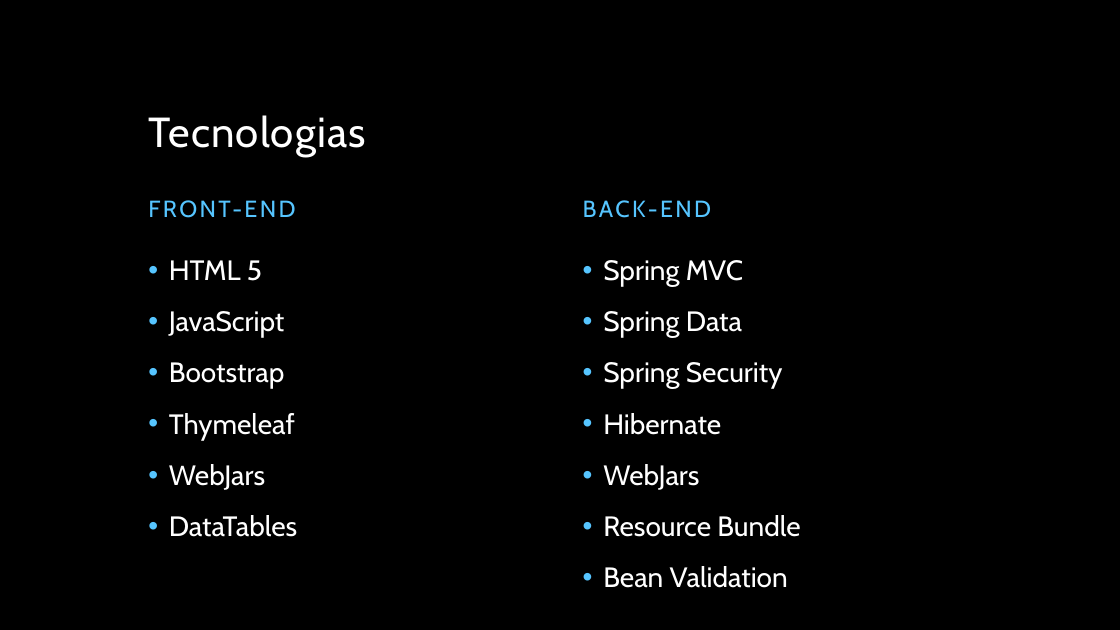
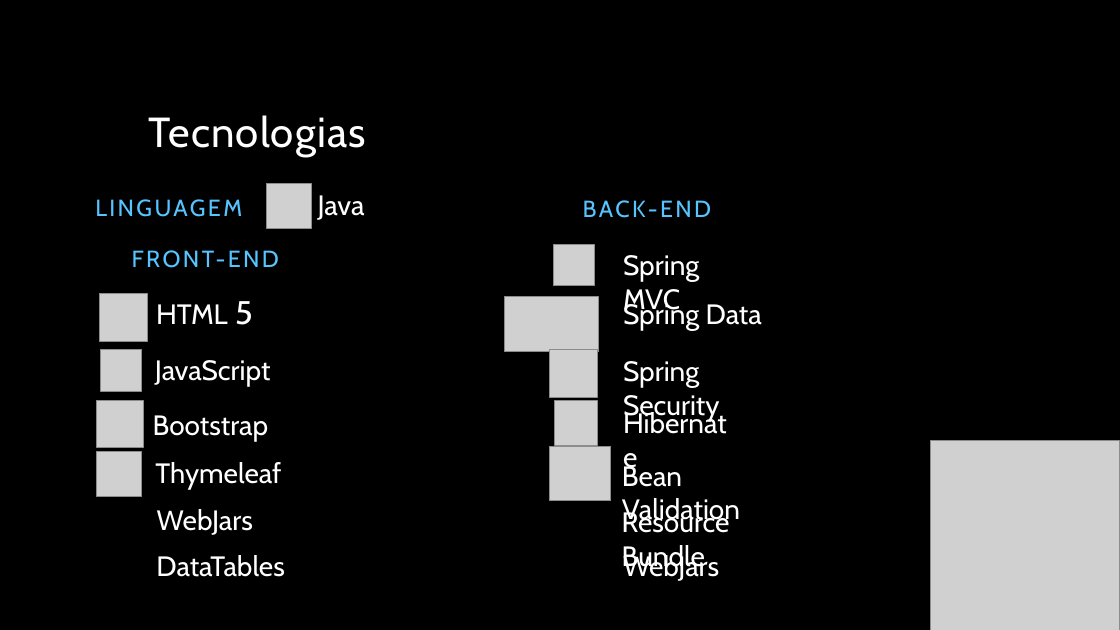
Before and after one commit to BrunoSzczuk/ApontaHidrometro, a slide deck: slide 5 of documentacao/apresentacao.pptx. Drawn at 1120x630 pixels with LibreOffice and Linux fonts; fonts in the diff are those of the drawing; grey boxes stand for pictures; background and template pictures are left out. Boxes give left, top, right and bottom in pixels: in the first picture for what was removed or moved away, otherwise in the second. Text is boxed around its words. In the diff, an @@ line names an element or a change of style, - is before the commit and + after.

```diff
--- a/documentacao/apresentacao.pptx
+++ b/documentacao/apresentacao.pptx
@@ text added at bbox=[87, 174, 278, 244], 20 pt, text #56C5FF @@
+LINGUAGEM
@@ picture added at bbox=[266, 183, 311, 228] @@
@@ text added at bbox=[318, 195, 365, 220], 24 pt, text #FFFFFF @@
+• Java
@@ text "FRONT-END": place and size @@
-text "FRONT-END" at bbox=[139, 175, 545, 245]
+text "FRONT-END" at bbox=[124, 225, 529, 295]
@@ text removed at bbox=[169, 260, 297, 537] @@
-• HTML 5
-• JavaScript
-• Bootstrap
-• Thymeleaf
-• WebJars
-• DataTables
@@ picture added at bbox=[553, 245, 594, 286] @@
@@ text removed at bbox=[603, 260, 800, 588] @@
-• Spring MVC
-• Spring Data
-• Spring Security
-• Hibernate
-• WebJars
-• Resource Bundle
-• Bean Validation
@@ text added at bbox=[623, 255, 699, 315], 24 pt, text #FFFFFF @@
+Spring MVC
@@ picture added at bbox=[99, 293, 147, 341] @@
@@ picture added at bbox=[504, 297, 598, 351] @@
@@ text added at bbox=[156, 301, 253, 325], 24 pt, text #FFFFFF @@
+HTML 5
@@ text added at bbox=[623, 300, 762, 330], 24 pt, text #FFFFFF @@
+Spring Data
@@ picture added at bbox=[100, 350, 142, 392] @@
@@ picture added at bbox=[549, 350, 597, 397] @@
@@ text added at bbox=[155, 360, 271, 386], 24 pt, text #FFFFFF @@
+JavaScript
@@ text added at bbox=[623, 361, 720, 421], 24 pt, text #FFFFFF @@
+Spring Security
@@ picture added at bbox=[97, 401, 143, 447] @@
@@ text added at bbox=[153, 415, 269, 441], 24 pt, text #FFFFFF @@
+Bootstrap
@@ picture added at bbox=[555, 401, 597, 445] @@
@@ text added at bbox=[615, 402, 749, 444], 24 pt, text #FFFFFF @@
+Hibernate
@@ picture added at bbox=[549, 446, 611, 501] @@
@@ picture added at bbox=[930, 441, 1119, 630] @@
@@ picture added at bbox=[97, 452, 141, 497] @@
@@ text added at bbox=[155, 462, 281, 490], 24 pt, text #FFFFFF @@
+Thymeleaf
@@ text added at bbox=[622, 462, 740, 526], 24 pt, text #FFFFFF @@
+Bean Validation
@@ text added at bbox=[157, 509, 253, 535], 24 pt, text #FFFFFF @@
+WebJars
@@ text added at bbox=[622, 509, 730, 572], 24 pt, text #FFFFFF @@
+Resource Bundle
@@ text added at bbox=[156, 555, 284, 577], 24 pt, text #FFFFFF @@
+DataTables
@@ text added at bbox=[623, 552, 719, 581], 24 pt, text #FFFFFF @@
+WebJars
```
Also in this commit, not shown: 4 other slides changed, 3 slides added, 1 slide removed.
